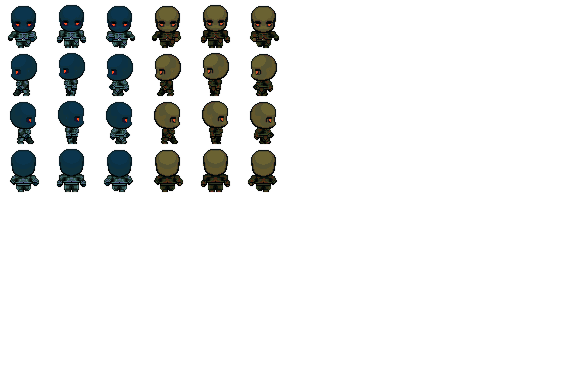
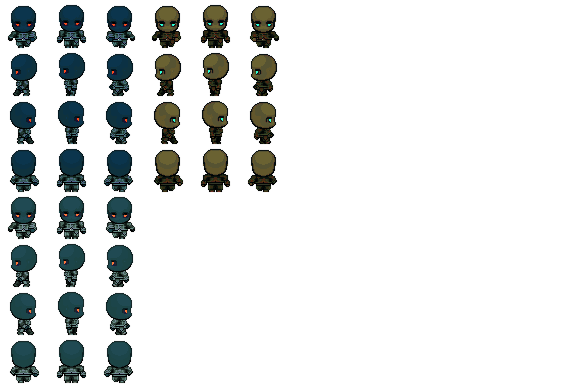
Before/after of a 576 × 384 layered artwork. What changed in the layer stack:
moved "Layer 1 copy" out of group "Nighttime", painted on it over <box>7,195,136,384</box>
